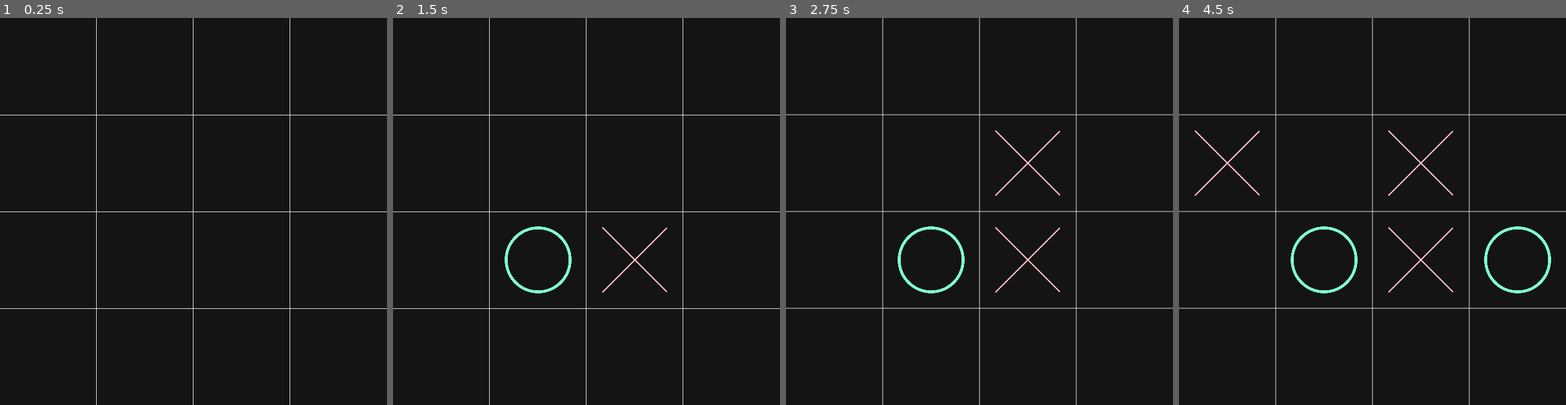
Above: before the commit, frames 1-4 (left to right).
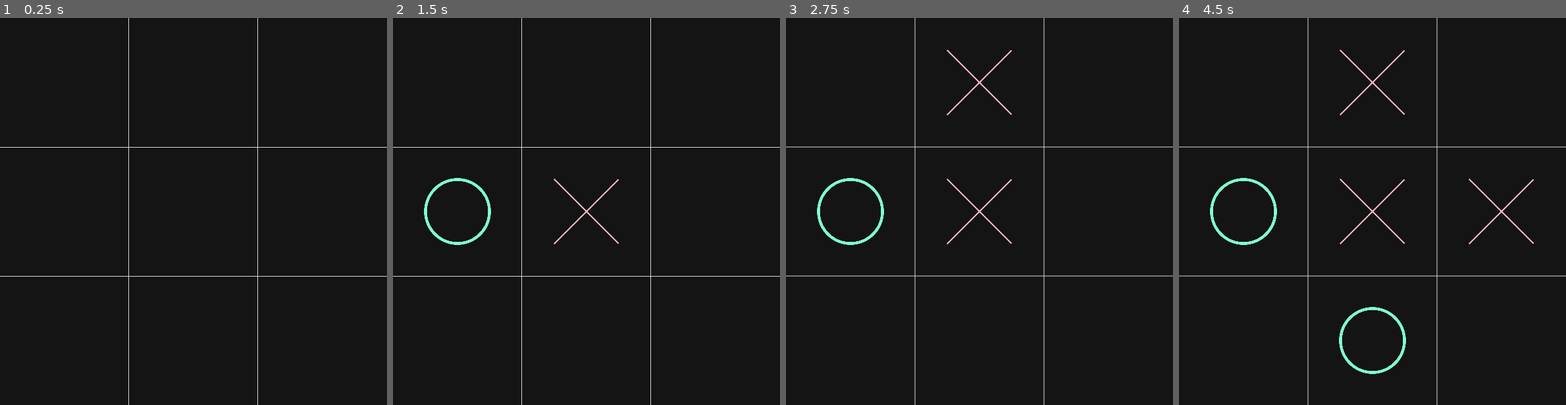
Above: after the commit, the same moments.

Repository: IsotoxalDev/TicTacToe-Godot
Game: Godot game, scene res://TicTacToe.tscn
Same seed, same stepped clock (60 frames per second), same inputs: the game is played once before the commit and once after it.
Inputs (mouse positions are in pixels of both pictures, inside the frame that each line leads up to):
- Up to frame 1 (0.25 s): no input
- Up to frame 2 (1.5 s): tap Enter at 0.5 s; click (586, 211) at 0.67 s; tap Space at 1.25 s; move the mouse to (509, 230) at 1.27 s; click (509, 230) at 1.42 s
- Up to frame 3 (2.75 s): tap Enter at 2 s; move the mouse to (1018, 126) at 2.02 s; click (1018, 126) at 2.17 s
- Up to frame 4 (4.5 s): tap Space at 2.75, 4.25 s; move the mouse to (1353, 288) at 2.77 s; click (1353, 288) at 2.92 s; tap Enter at 3.5 s; move the mouse to (1488, 269) at 3.52 s; click (1488, 269) at 3.67 s; move the mouse to (1256, 153) at 4.27 s; click (1256, 153) at 4.42 s

The runs differ from the first frame. In frame 1, 1.7% of the frame differs, in the area x 0-100%, y 0-100%; in frame 2, 2.7%; in frame 3, 4.6%; in frame 4, 5.8%.

Commit message:
SplitFix

Diff:
--- a/TicTacToe.tscn
+++ b/TicTacToe.tscn
@@ -6,4 +6,3 @@
 anchor_right = 1.0
 anchor_bottom = 1.0
 script = ExtResource( 1 )
-split = 4
